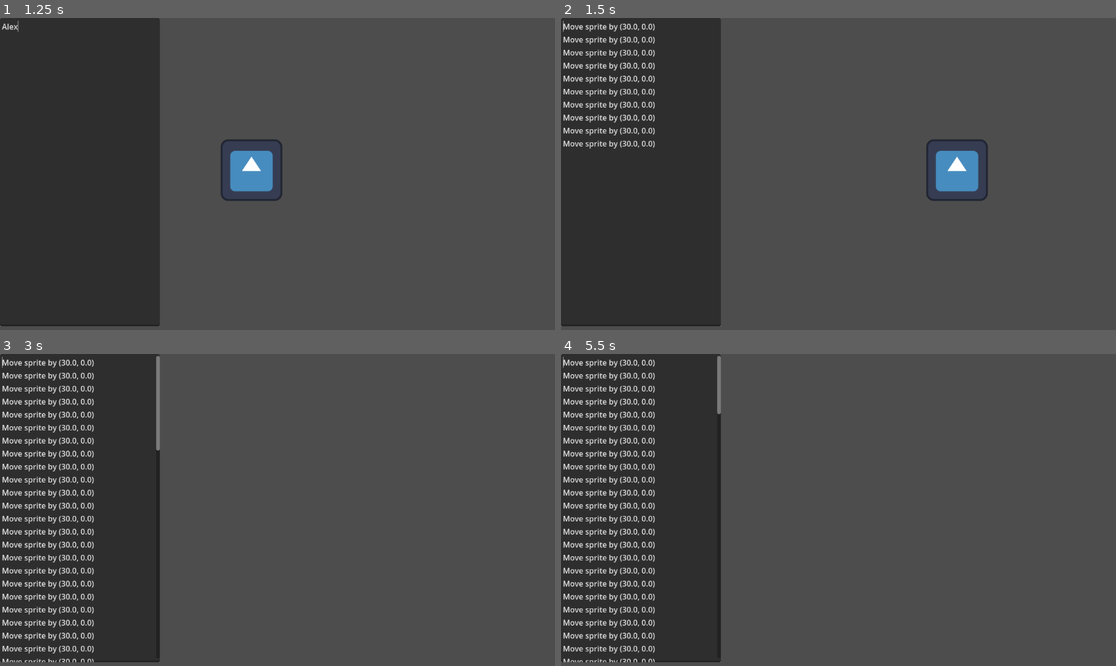
Above: before the commit, frames 1-4 (two rows, left to right).
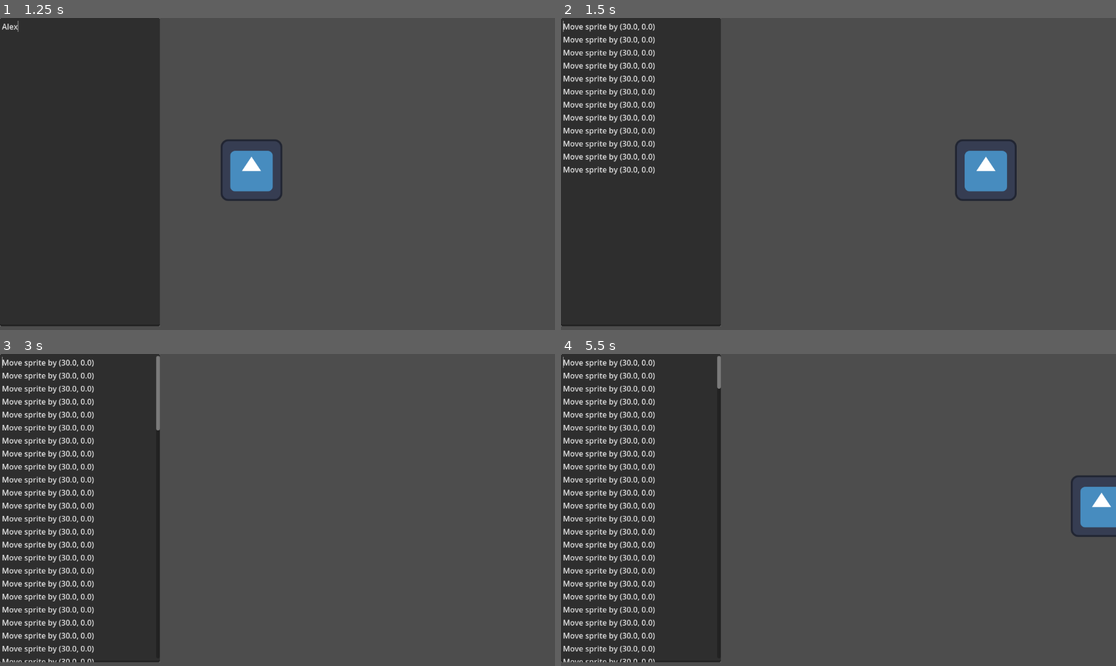
Above: after the commit, the same moments.

Repository: DeerLuuu/Lumine-Studio-Zone
Game: Godot game, scene res://test.tscn
Two runs of this game, one before a commit and one after it. Both use one fixed random seed, a clock stepped at 60 frames per second and the inputs below. The project has no main scene, so this scene is started directly. The engine's default icon, where the game draws it, is replaced by a stand-in: a white triangle on a blue panel in a dark square.
Inputs (mouse positions are in pixels of both pictures, inside the frame that each line leads up to):
- Up to frame 1 (1.25 s): click (77, 170) at 0.52 s; type "Alex" at 0.6 s
- Up to frame 2 (1.5 s): tap Enter (ui_accept) at 1.25 s; hold Right (ui_right) from 1.28 s (still down); hold Enter (ui_accept) from 1.28 s (still down)
- Up to frame 3 (3 s): release Right (ui_right) at 2.03 s; release Enter (ui_accept) at 2.03 s; hold Down (ui_down) 2.03-2.78 s; tap Enter (ui_accept) at 2.1, 2.27, 2.57 s; hold Right (ui_right) from 2.78 s (still down); hold Enter (ui_accept) from 2.78 s (still down)
- Up to frame 4 (5.5 s): release Right (ui_right) at 3.53 s; release Enter (ui_accept) at 3.53 s; hold Up (ui_up) 3.53-4.28 s; tap Enter (ui_accept) at 3.6, 3.77, 4.07, 5.1, 5.27 s; hold Enter (ui_accept) 4.28-5.03 s; hold Left (ui_left) from 4.28 s (still down)

Frame 1 is identical in both runs. In frame 2, 2.1% of the frame differs, in the area x 0-83%, y 38-59%; in frame 3, less than 0.1%; in frame 4, 1.1%.

Commit message:
1. 主界面

Diff:
--- /dev/null
+++ b/lumine-studio-zone/node_2d.tscn
@@ -0,0 +1,54 @@
+[gd_scene load_steps=4 format=3 uid="uid://0bha51lod2oc"]
+
+[sub_resource type="Animation" id="Animation_wtcfe"]
+length = 10000.0
+tracks/0/type = "value"
+tracks/0/imported = false
+tracks/0/enabled = true
+tracks/0/path = NodePath("CanvasLayer/Button:text")
+tracks/0/interp = 1
+tracks/0/loop_wrap = true
+tracks/0/keys = {
+"times": PackedFloat32Array(0, 10000),
+"transitions": PackedFloat32Array(1, 1),
+"update": 0,
+"values": ["开始", "游戏"]
+}
+
+[sub_resource type="Animation" id="Animation_y32ns"]
+resource_name = "new_animation"
+loop_mode = 1
+tracks/0/type = "value"
+tracks/0/imported = false
+tracks/0/enabled = true
+tracks/0/path = NodePath("CanvasLayer/Button:text")
+tracks/0/interp = 1
+tracks/0/loop_wrap = true
+tracks/0/keys = {
+"times": PackedFloat32Array(0, 0.48),
+"transitions": PackedFloat32Array(1, 1),
+"update": 0,
+"values": ["开始游戏", "游戏"]
+}
+
+[sub_resource type="AnimationLibrary" id="AnimationLibrary_0e48y"]
+_data = {
+&"RESET": SubResource("Animation_wtcfe"),
+&"new_animation": SubResource("Animation_y32ns")
+}
+
+[node name="Node2D" type="Node2D"]
+
+[node name="CanvasLayer" type="CanvasLayer" parent="."]
+
+[node name="Button" type="Button" parent="CanvasLayer"]
+offset_right = 359.0
+offset_bottom = 194.0
+toggle_mode = true
+text = "开始"
+
+[node name="AnimationPlayer" type="AnimationPlayer" parent="."]
+libraries = {
+&"": SubResource("AnimationLibrary_0e48y")
+}
+autoplay = "new_animation"
--- a/lumine-studio-zone/project.godot
+++ b/lumine-studio-zone/project.godot
@@ -17,8 +17,9 @@
 
 [autoload]
 
-EventController="*res://scripts/event_controller/event_controller.gd"
-CommandController="*res://scripts/command_controller/command_controller.gd"
+EventController="*res://scripts/controller/event_controller/event_controller.gd"
+CommandController="*res://scripts/controller/command_controller/command_controller.gd"
+BlackboardController="*res://scripts/controller/BlackboardController/blackboard_controller.gd"
 
 [editor_plugins]
 
--- /dev/null
+++ b/lumine-studio-zone/scenes/main.gd
@@ -0,0 +1,23 @@
+extends Node2D
+@onready var background_layer: CanvasLayer = %BackgroundLayer
+@onready var context_layer: CanvasLayer = %ContextLayer
+@onready var tool_tip_layer: CanvasLayer = %ToolTipLayer
+@onready var pop_tip_layer: CanvasLayer = %PopTipLayer
+func get_input_dir() -> float:
+		return  Input.get_axis(
+			"ui_left",
+			"ui_right"
+			)
+
+func _ready() -> void:
+	BlackboardController.global_bb_init()
+	BlackboardController.add_data_to_global_bb("bb:canvases", {
+		"canvas:background_layer" : background_layer,
+		"canvas:context_layer" : context_layer,
+		"canvas:tool_tip_layer" : tool_tip_layer,
+		"canvas:pop_tip_layer" : pop_tip_layer,
+	})
+
+	var canvases : Dictionary = BlackboardController.get_data_by_global_bb("bb:canvases")
+	var canvas : CanvasLayer = canvases["canvas:background_layer"]
+	canvas.layer = 99
--- /dev/null
+++ b/lumine-studio-zone/scenes/main.tscn
@@ -0,0 +1,18 @@
+[gd_scene load_steps=2 format=3 uid="uid://dh11xkb66l4o0"]
+
+[ext_resource type="Script" uid="uid://dneeght6volpk" path="res://scenes/main.gd" id="1_o5qli"]
+
+[node name="Main" type="Node2D"]
+script = ExtResource("1_o5qli")
+
+[node name="BackgroundLayer" type="CanvasLayer" parent="."]
+unique_name_in_owner = true
+
+[node name="ContextLayer" type="CanvasLayer" parent="."]
+unique_name_in_owner = true
+
+[node name="ToolTipLayer" type="CanvasLayer" parent="."]
+unique_name_in_owner = true
+
+[node name="PopTipLayer" type="CanvasLayer" parent="."]
+unique_name_in_owner = true
--- a/lumine-studio-zone/scripts/black_board/blackboard.gd
+++ b/lumine-studio-zone/scripts/black_board/blackboard.gd
@@ -1,14 +1,22 @@
 class_name Blackboard extends Object
 
 var _data: Dictionary = {}
+var bb_name : String
+
+func _init(_bb_name : String) -> void:
+	bb_name = _bb_name
+
+func clear() -> void:
+	_data = {}
 
 func add_value(key: String, value : Variant) -> void:
 	if _data.has(key):
 		if _data[key] == value: return
 		set_value(key, value)
+		return
 
 	_data[key] = value
-	EventController.push_event("event:blackboard_key_changed", [key, value])
+	push_event("event:blackboard_key_changed", [key, value])
 
 func set_value(key: String, value: Variant) -> bool:
 	if _data.has(key) and _data[key] == value:
@@ -17,7 +25,7 @@
 	var old_value = _data.get(key)
 	_data[key] = value
 
-	EventController.push_event("event:blackboard_key_changed", [key, value, old_value])
+	push_event("event:blackboard_key_changed", [key, value, old_value])
 	return true
 
 func get_value(key: String, default: Variant = null) -> Variant:
@@ -31,3 +39,11 @@
 
 func has_key(key: String) -> bool:
 	return _data.has(key)
+
+func push_event(event_name: String,
+	payload: Variant = [],
+	immediate: bool = true,
+	emit_signals: bool = true
+	) -> void:
+		var _str : String = ":" + bb_name if not bb_name.is_empty() else ""
+		EventController.push_event(event_name + _str, payload, immediate, emit_signals)
--- /dev/null
+++ b/lumine-studio-zone/scripts/controller/BlackboardController/blackboard_controller.gd
@@ -0,0 +1,62 @@
+extends Node
+
+var _all_black_board : Dictionary[String, Blackboard]
+
+var _global_bb : Blackboard
+
+# FUNC 初始化全局黑板
+func global_bb_init() -> void:
+	_global_bb = Blackboard.new("")
+
+# FUNC 向全局黑板添加数据
+func add_data_to_global_bb(k : String, v : Variant) -> void:
+	_global_bb.add_value(k, v)
+
+func set_data_to_global_bb(k : String, v : Variant) -> void:
+	_global_bb.set_value(k, v)
+
+func get_data_by_global_bb(k : String) -> Variant:
+	return _global_bb.get_value(k)
+
+func remove_data_by_global_bb(k: String) -> void:
+	_global_bb.remove(k)
+
+# FUNC 添加黑板
+func add_bb(bb_name : String, bb : Blackboard) -> bool:
+	if bb in _all_black_board.values(): return false
+	if bb_name in _all_black_board.keys(): return false
+	_all_black_board[bb_name] = bb
+	return true
+
+# FUNC 根据黑板名称移除黑板
+func remove_bb_by_name(bb_name : String) -> bool:
+	if find_bb_by_name(bb_name): return false
+	var bb : Blackboard = _all_black_board[bb_name]
+	_all_black_board.erase(bb_name)
+	bb.free()
+	return true
+
+# FUNC 移除黑板
+func remove_bb(bb : Blackboard) -> bool:
+	if find_bb(bb): return false
+	_all_black_board.erase(bb)
+	bb.free()
+	return true
+
+# FUNC 是否存在对应名称的黑板
+func find_bb_by_name(bb_name : String) -> bool:
+	return bb_name in _all_black_board.keys()
+
+# FUNC 是否存在黑板
+func find_bb(bb : Blackboard) -> bool:
+	return bb in _all_black_board.values()
+
+# FUNC 清除对应黑板的数据
+func clear_bb_data(bb_name : String) -> void:
+	if find_bb_by_name(bb_name):
+		_all_black_board[bb_name].clear()
+
+# FUNC 清楚所有黑板的数据
+func clear_all_bb_data() -> void:
+	for bb : Blackboard in _all_black_board.values():
+		bb.clear()
--- a/lumine-studio-zone/test.gd
+++ b/lumine-studio-zone/test.gd
@@ -6,20 +6,30 @@
 var text_arr : Array
 var undo_text_arr : Array
 var bb : Blackboard
+var a : int = 0
 
 func _ready() -> void:
-	bb = Blackboard.new()
-
-	EventController.subscribe("event:blackboard_key_changed", func(key : String, value : Variant, old_value : Variant) -> void:
-		print(key))
+	BlackboardController.global_bb_init()
+	bb = Blackboard.new("test")
+	EventController.subscribe("event:blackboard_key_changed:test", aaa)
+	EventController.subscribe("event:blackboard_key_changed", bbb)
 	EventController.subscribe("event:command_executed", _on_command_executed)
 	EventController.subscribe("event:command_undone", _on_command_undone)
 	EventController.subscribe("event:command_redone", _on_command_redone)
 
+func aaa(key : String, value : Variant, old_value : Variant) -> void:
+		print(key, value)
+
+func bbb(key : String, value : Variant, old_value : Variant) -> void:
+		print("这是测试" + key, value)
+
 func _process(_delta: float) -> void:
 	bb.add_value("bb:dir", Input.get_vector("ui_left", "ui_right", "ui_up", "ui_down"))
 	if bb._data["bb:dir"] != Vector2.ZERO: move_excuted(bb._data["bb:dir"])
-	if Input.is_action_pressed("ui_accept"): move_undo()
+	if Input.is_action_just_pressed("ui_accept"):
+		a += 1
+		BlackboardController.set_data_to_global_bb("bb:dir", Vector2(12 + a, 12 + a))
+		move_undo()
 	if Input.is_action_pressed("ui_cancel"): move_redo()
 
 func move_excuted(vec : Vector2) -> void:
--- /dev/null
+++ b/lumine-studio-zone/test2.tscn
@@ -0,0 +1,49 @@
+[gd_scene load_steps=4 format=3 uid="uid://nj52c3o40xvy"]
+
+[sub_resource type="Animation" id="Animation_6fcrs"]
+resource_name = "new_animation"
+loop_mode = 1
+tracks/0/type = "value"
+tracks/0/imported = false
+tracks/0/enabled = true
+tracks/0/path = NodePath(".:text")
+tracks/0/interp = 1
+tracks/0/loop_wrap = true
+tracks/0/keys = {
+"times": PackedFloat32Array(0, 0.49),
+"transitions": PackedFloat32Array(1, 1),
+"update": 1,
+"values": ["开始游戏", " 游戏"]
+}
+
+[sub_resource type="Animation" id="Animation_vfvc6"]
+length = 0.001
+tracks/0/type = "value"
+tracks/0/imported = false
+tracks/0/enabled = true
+tracks/0/path = NodePath(".:text")
+tracks/0/interp = 1
+tracks/0/loop_wrap = true
+tracks/0/keys = {
+"times": PackedFloat32Array(0),
+"transitions": PackedFloat32Array(1),
+"update": 1,
+"values": ["开始游戏"]
+}
+
+[sub_resource type="AnimationLibrary" id="AnimationLibrary_qih2i"]
+_data = {
+&"RESET": SubResource("Animation_vfvc6"),
+&"new_animation": SubResource("Animation_6fcrs")
+}
+
+[node name="Button" type="Button"]
+offset_right = 455.0
+offset_bottom = 259.0
+text = "开始游戏"
+
+[node name="AnimationPlayer" type="AnimationPlayer" parent="."]
+libraries = {
+&"": SubResource("AnimationLibrary_qih2i")
+}
+autoplay = "new_animation"
Not shown, changed: lumine-studio-zone/addons/godot_code_snippet/config.json
Not shown, changed: lumine-studio-zone/addons/godot_code_snippet/godot_code_snippet.gd
Not shown, added: lumine-studio-zone/scenes/main.gd.uid
Not shown, added: lumine-studio-zone/scripts/controller/BlackboardController/blackboard_controller.gd.uid
Renamed: lumine-studio-zone/scripts/command_controller/command.gd -> lumine-studio-zone/scripts/controller/command_controller/command.gd
Renamed: lumine-studio-zone/scripts/command_controller/command.gd.uid -> lumine-studio-zone/scripts/controller/command_controller/command.gd.uid
Renamed: lumine-studio-zone/scripts/command_controller/command_controller.gd -> lumine-studio-zone/scripts/controller/command_controller/command_controller.gd
Renamed: lumine-studio-zone/scripts/command_controller/command_controller.gd.uid -> lumine-studio-zone/scripts/controller/command_controller/command_controller.gd.uid
Renamed: lumine-studio-zone/scripts/event_controller/event_controller.gd -> lumine-studio-zone/scripts/controller/event_controller/event_controller.gd
Renamed: lumine-studio-zone/scripts/event_controller/event_controller.gd.uid -> lumine-studio-zone/scripts/controller/event_controller/event_controller.gd.uid
